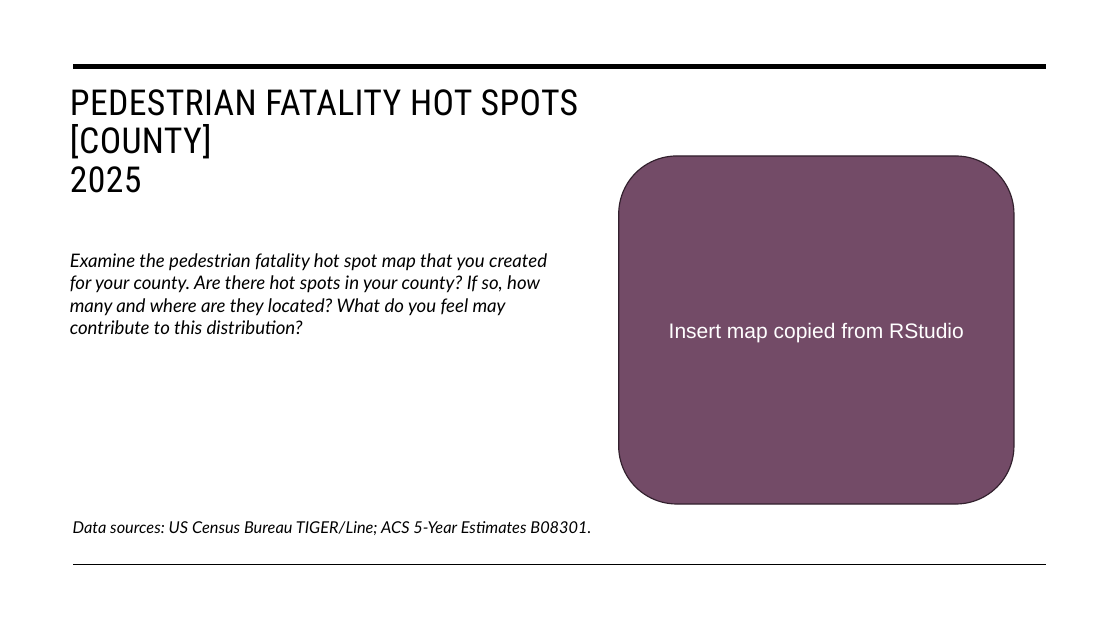
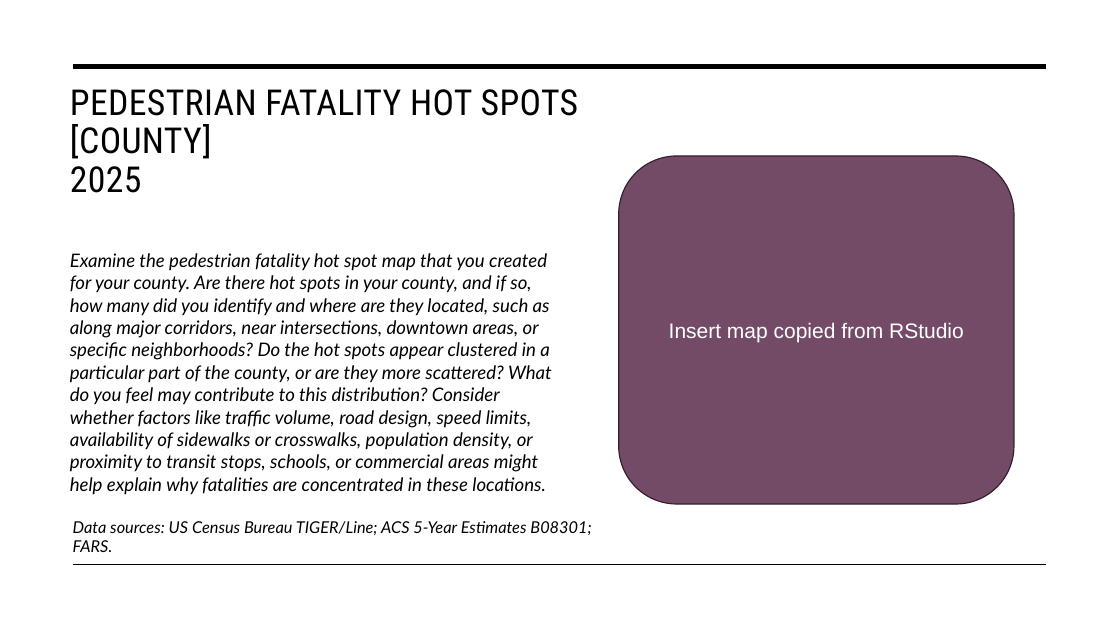
Before and after one commit to justenvirons/pedagogy, a slide deck: slide 4 of 2027/GEO330_Fall_Quarter/exercises/Exercise_01/scripts/slides/Exercise01_Template.pptx. Drawn at 1120x630 pixels with LibreOffice and Linux fonts; fonts in the diff are those of the drawing. Boxes give left, top, right and bottom in pixels: in the first picture for what was removed or moved away, otherwise in the second. Text is boxed around its words. In the diff, an @@ line names an element or a change of style, - is before the commit and + after.

```diff
--- a/2027/GEO330_Fall_Quarter/exercises/Exercise_01/scripts/slides/Exercise01_Template.pptx
+++ b/2027/GEO330_Fall_Quarter/exercises/Exercise_01/scripts/slides/Exercise01_Template.pptx
@@ text at (x1=70, y1=253, x2=552, y2=495): text changed @@
-Examine the pedestrian fatality hot spot map that you created for your county. Are there hot spots in your county? If so, how many and where are they located? What do you feel may contribute to this distribution?
+Examine the pedestrian fatality hot spot map that you created for your county. Are there hot spots in your county, and if so, how many did you identify and where are they located, such as along major corridors, near intersections, downtown areas, or specific neighborhoods? Do the hot spots appear clustered in a particular part of the county, or are they more scattered? What do you feel may contribute to this distribution? Consider whether factors like traffic volume, road design, speed limits, availability of sidewalks or crosswalks, population density, or proximity to transit stops, schools, or commercial areas might help explain why fatalities are concentrated in these locations.
@@ text at (x1=73, y1=521, x2=591, y2=552): text changed @@
-Data sources: US Census Bureau TIGER/Line; ACS 5-Year Estimates B08301.
+Data sources: US Census Bureau TIGER/Line; ACS 5-Year Estimates B08301; FARS.
```
Also in this commit, not shown: 4 other slides changed, 7 other files.
